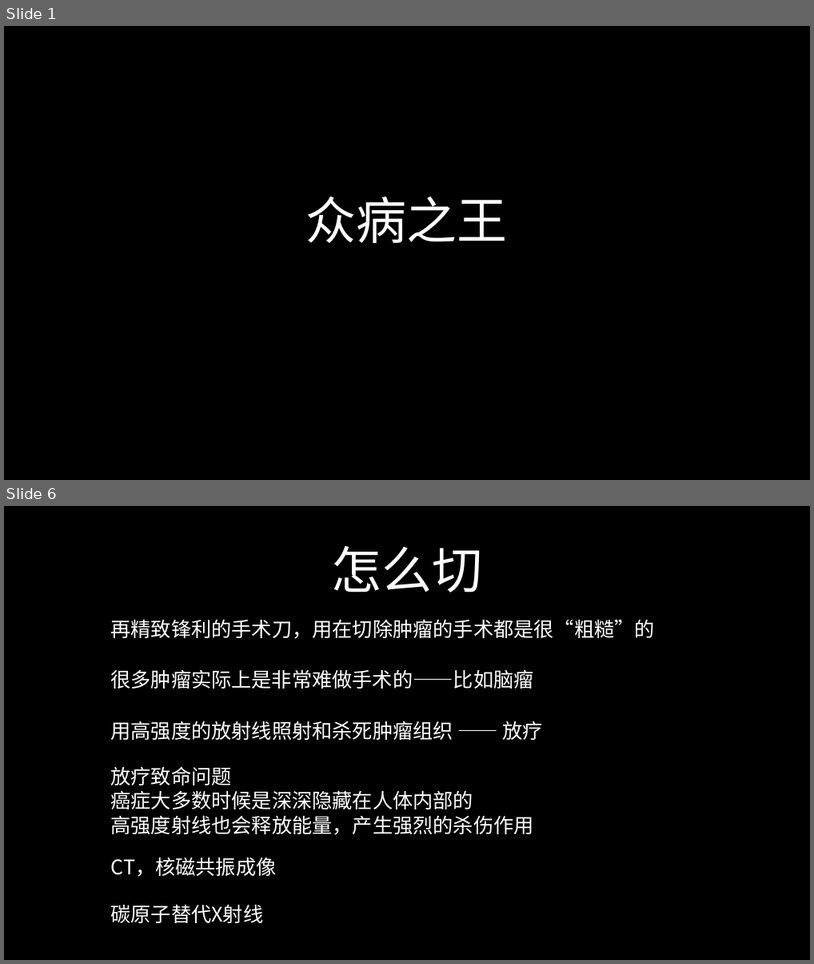
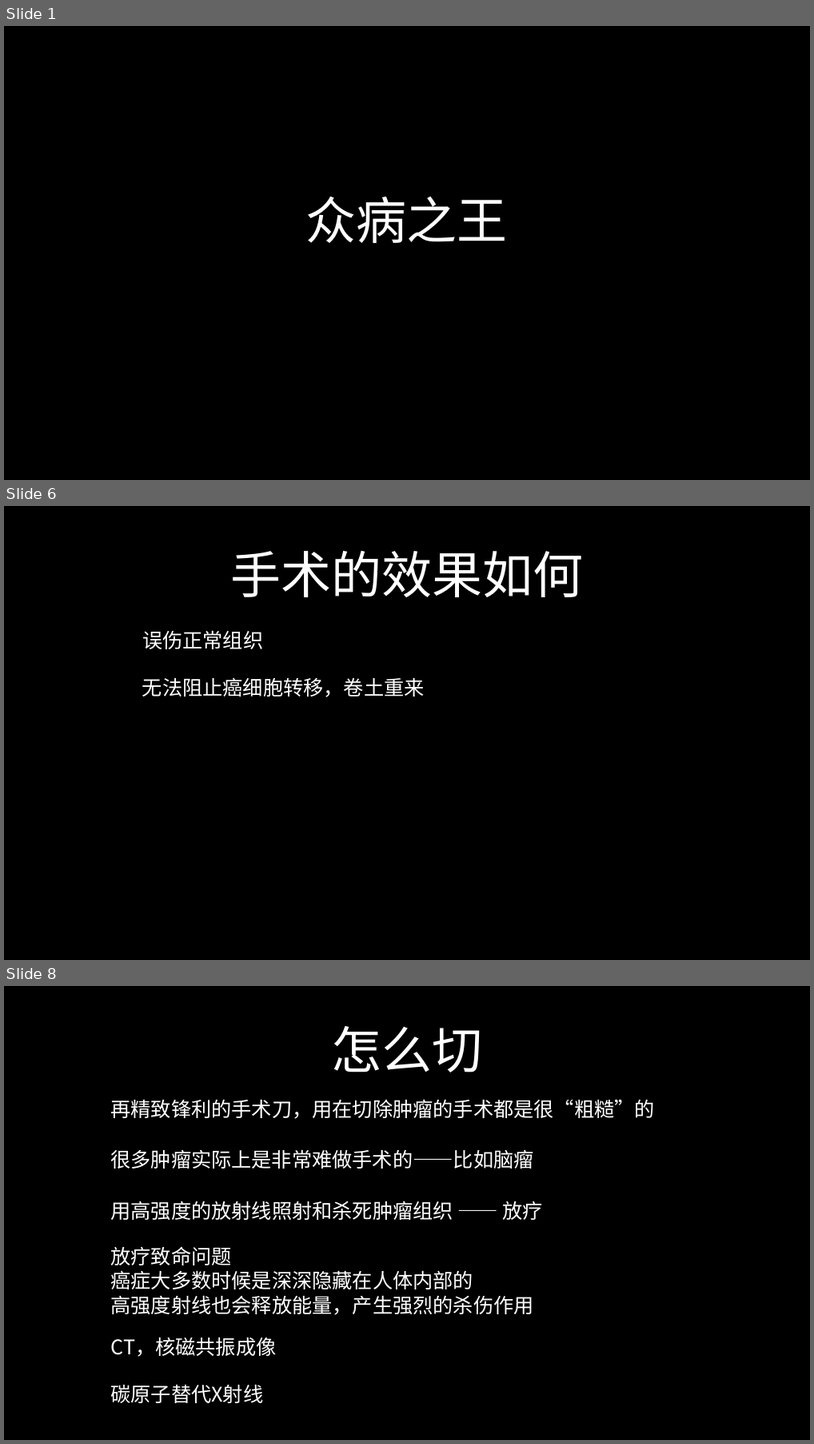
Before and after one commit to FredJiangFei/freetalk, a slide deck: 癌症/癌症.pptx. Shown one above the other, each under a label of ours: slides 1 and 6 before the commit, slides 1, 6 and 8 after it; the slides between them are not shown. The pictures are 814x964 and 814x1444 pixels, drawn with LibreOffice and Linux fonts; fonts in the diff are those of the drawing. Boxes give left, top, right and bottom in pixels: in the first picture for what was removed or moved away, otherwise in the second. Text is boxed around its words. In the diff, an @@ line names an element or a change of style, - is before the commit and + after.

```diff
--- a/癌症/癌症.pptx
+++ b/癌症/癌症.pptx
@@ slide 6 added at (4, 506, 810, 960), background #000000 @@
@@ title added at (230, 551, 583, 597), 60 pt, text #FFFFFF @@
+手术的效果如何
@@ text added at (142, 630, 263, 649), 24 pt, text #FFFFFF @@
+误伤正常组织
@@ text added at (142, 677, 425, 697), 24 pt, text #FFFFFF @@
+无法阻止癌细胞转移，卷土重来
@@ what was slide 6 is now slide 8 @@
```
Also in this commit, not shown: 10 slides changed, 5 other slides added, 1 other file.
